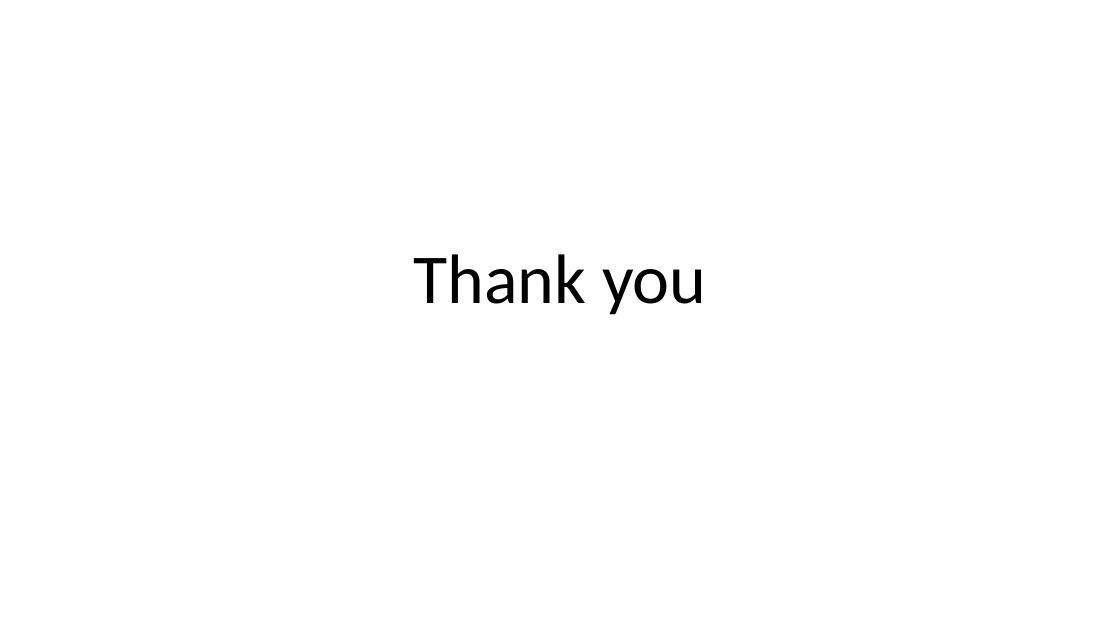
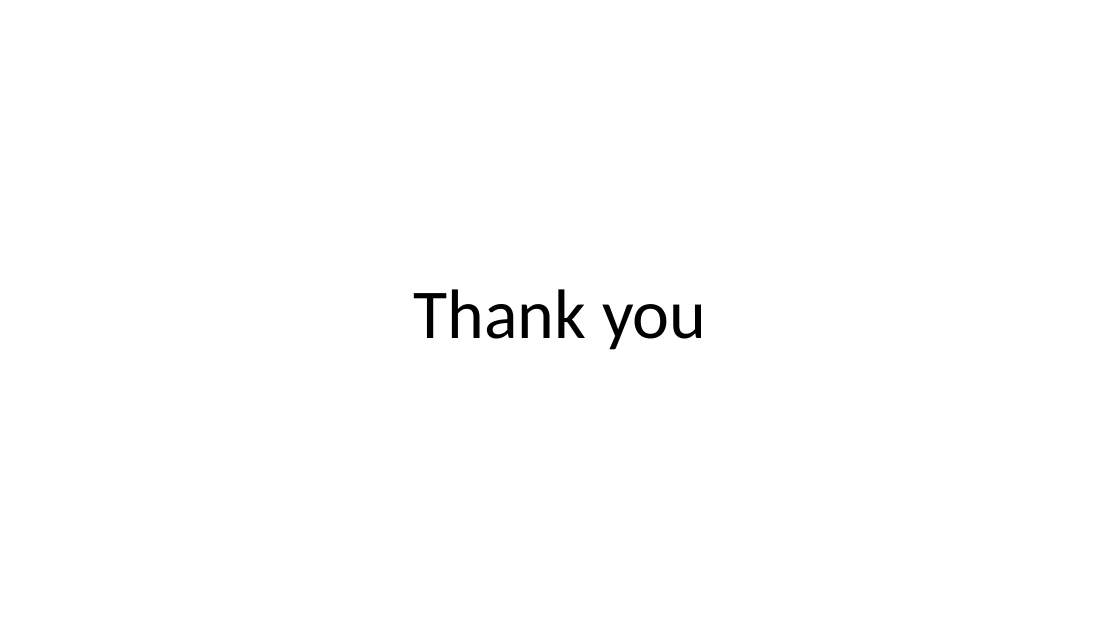
Before and after one commit to mayembe-martin/software_architecture_schedules, a slide deck: slide 14 of Schedules 1.pptx (slide 10 before the commit). Drawn at 1120x630 pixels with LibreOffice and Linux fonts; fonts in the diff are those of the drawing. Boxes give left, top, right and bottom in pixels: in the first picture for what was removed or moved away, otherwise in the second. Text is boxed around its words. In the diff, an @@ line names an element or a change of style, - is before the commit and + after.

```diff
--- a/Schedules 1.pptx
+++ b/Schedules 1.pptx
@@ title "Thank you": place and size @@
-title "Thank you" at (413,254,707,315)
+title "Thank you" at (413,289,707,350)
```
Also in this commit, not shown: 1 other slide changed, 4 slides added, 1 other file.
